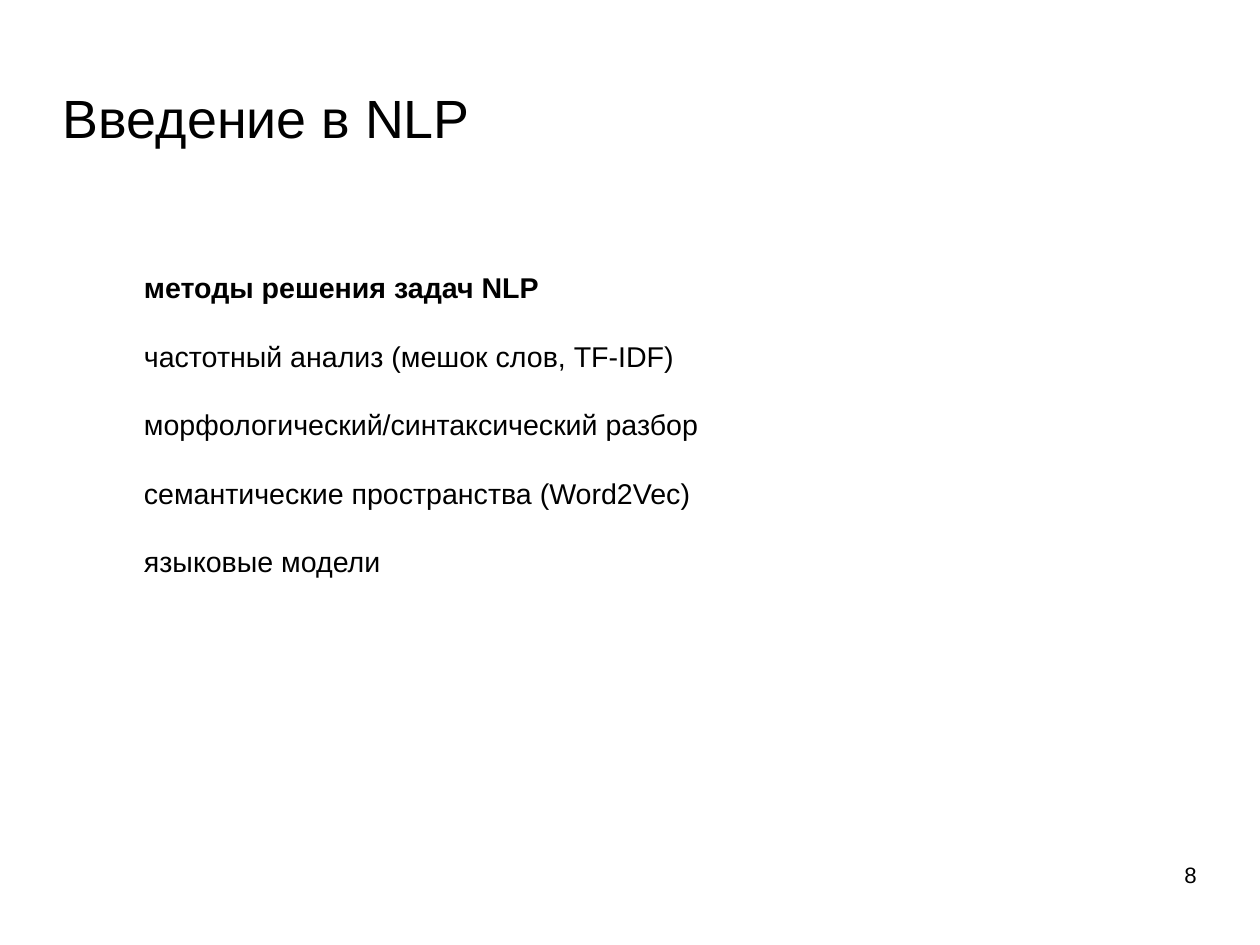
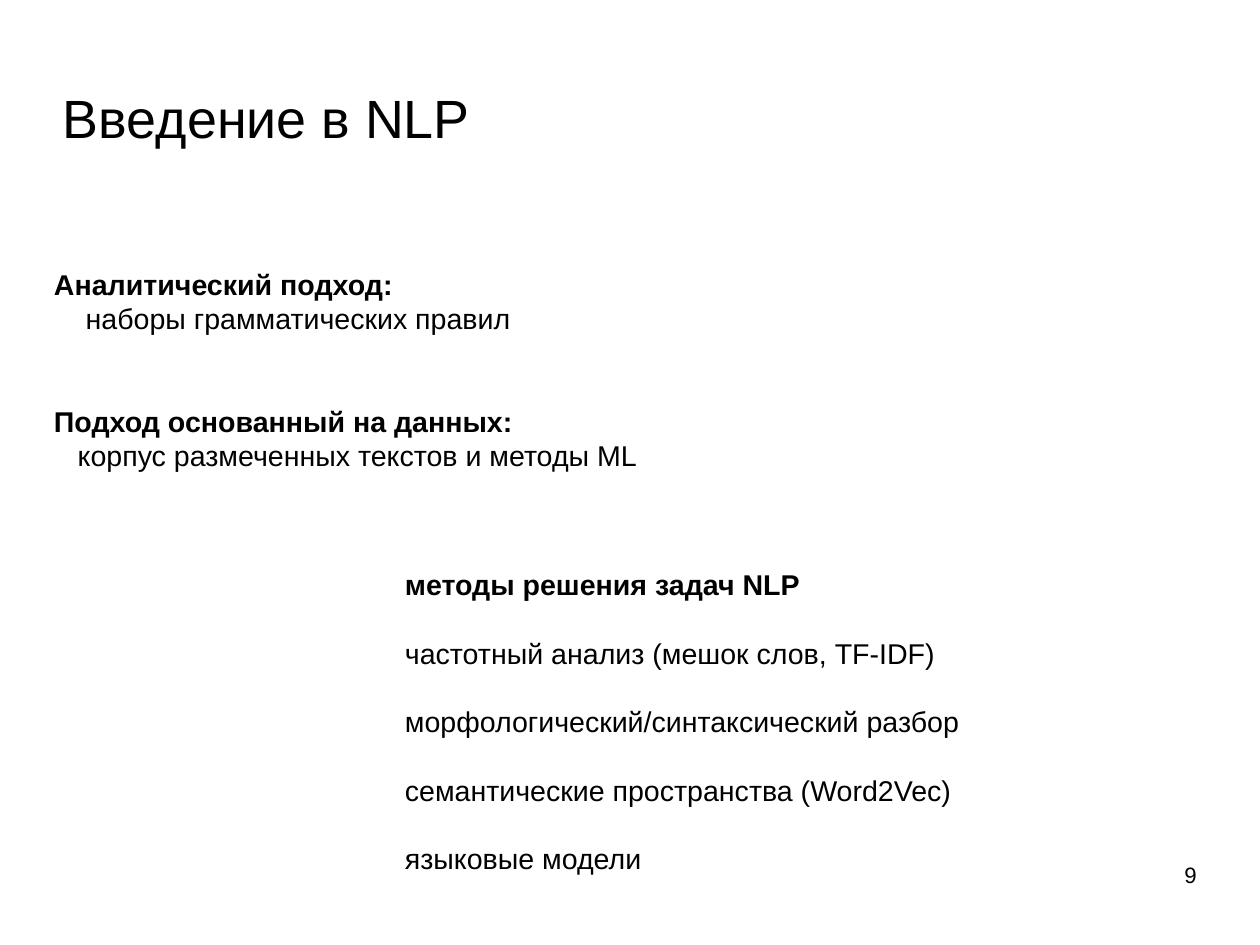
Before and after one commit to mechanoid5/ml_nlp_2022, a slide deck: slide 9 of 01-intro.odp (slide 8 before the commit). Drawn at 1260x945 pixels with LibreOffice and Linux fonts; fonts in the diff are those of the drawing; background and template pictures are left out. Boxes give left, top, right and bottom in pixels: in the first picture for what was removed or moved away, otherwise in the second. Text is boxed around its words. In the diff, an @@ line names an element or a change of style, - is before the commit and + after.

```diff
--- a/01-intro.odp
+++ b/01-intro.odp
@@ text added at <box>54,273,637,472</box>, 18 pt, text #000000 @@
+Аналитический подход:
+наборы грамматических правил
+Подход основанный на данных:
+корпус размеченных текстов и методы ML
@@ text "методы решения задач NLP": place and size @@
-text "методы решения задач NLP" at <box>144,278,698,578</box>
+text "методы решения задач NLP" at <box>405,575,959,875</box>
@@ page number at <box>1184,867,1196,884</box>: text changed @@
-8
+9
```
Also in this commit, not shown: 3 other slides changed, 1 slide added, 2 other files.
